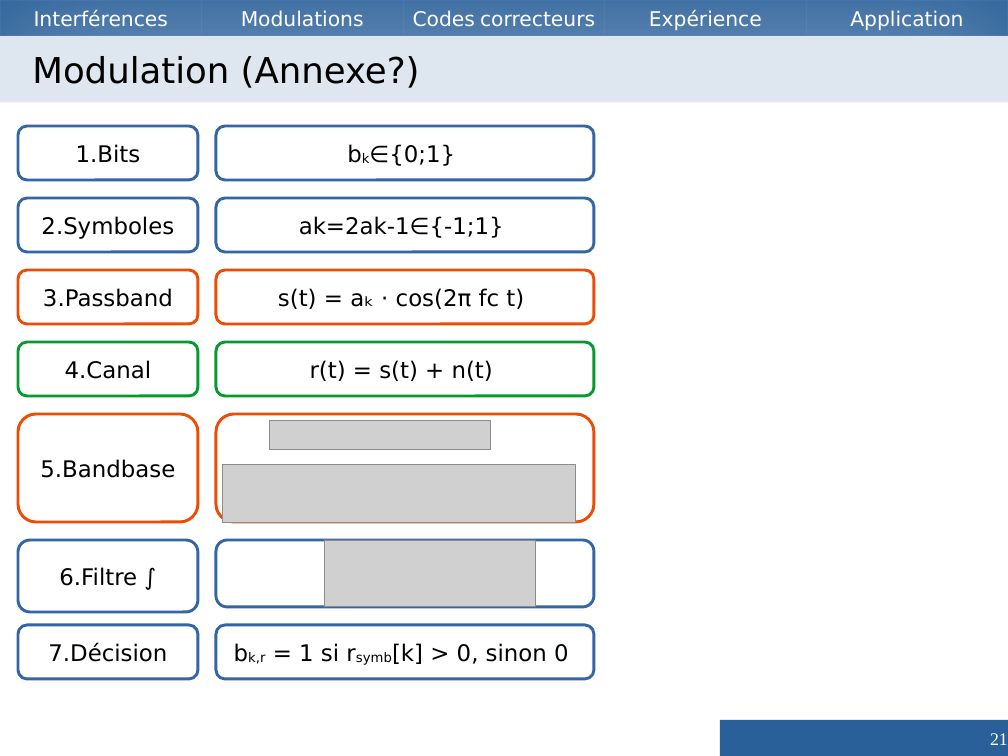
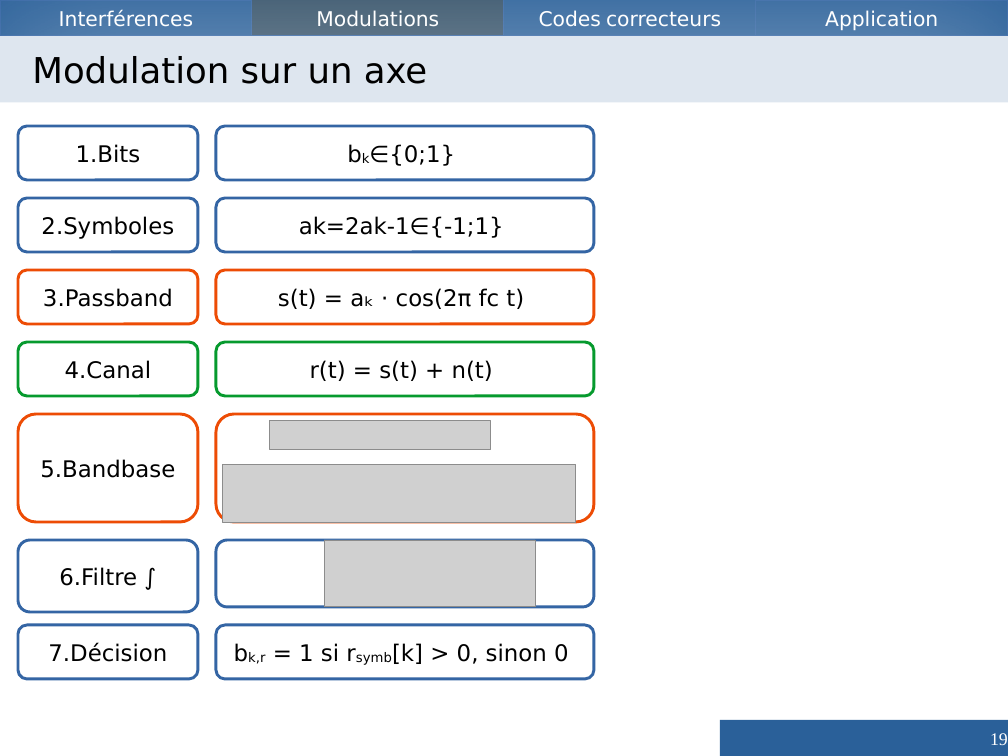
Before and after one commit to Vzrod/tipe, a slide deck: slide 19 of TIPE.odp (slide 21 before the commit). Drawn at 1008x756 pixels with LibreOffice and Linux fonts; fonts in the diff are those of the drawing; grey boxes stand for pictures. Boxes give left, top, right and bottom in pixels: in the first picture for what was removed or moved away, otherwise in the second. Text is boxed around its words. In the diff, an @@ line names an element or a change of style, - is before the commit and + after.

```diff
--- a/TIPE.odp
+++ b/TIPE.odp
@@ rectangle "Interférences": place and size @@
-rectangle "Interférences" at bbox=[0, 0, 201, 36]
+rectangle "Interférences" at bbox=[0, 0, 252, 36]
@@ rectangle "Modulations": place and size @@
-rectangle "Modulations" at bbox=[201, 0, 402, 36]
+rectangle "Modulations" at bbox=[252, 0, 505, 36]
@@ rectangle "Modulations" at bbox=[252, 0, 505, 36]: fill #2A6099 to #355269 @@
@@ rectangle "Codes correcteurs": place and size @@
-rectangle "Codes correcteurs" at bbox=[403, 0, 605, 36]
+rectangle "Codes correcteurs" at bbox=[504, 0, 756, 36]
@@ rectangle removed at bbox=[605, 0, 806, 36] @@
-Expérience
@@ rectangle "Application": place and size @@
-rectangle "Application" at bbox=[807, 0, 1008, 36]
+rectangle "Application" at bbox=[756, 0, 1008, 36]
@@ title at bbox=[32, 56, 428, 84]: text changed @@
-Modulation (Annexe?)
+Modulation sur un axe
@@ page number at bbox=[990, 733, 1008, 745]: text changed @@
-21
+19
```
Also in this commit, not shown: 36 other slides changed, 13 slides added, 16 slides removed, 3 other files.
